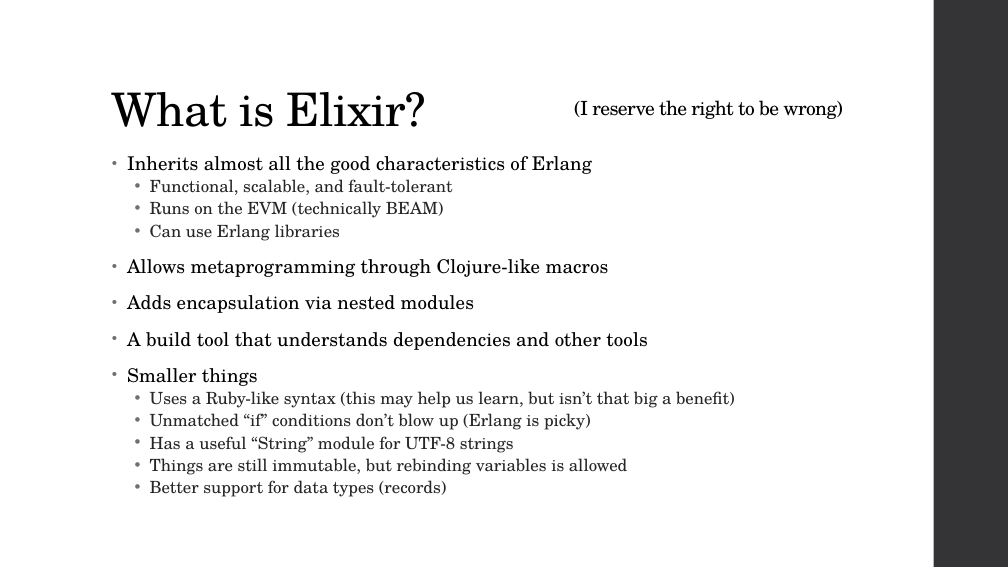
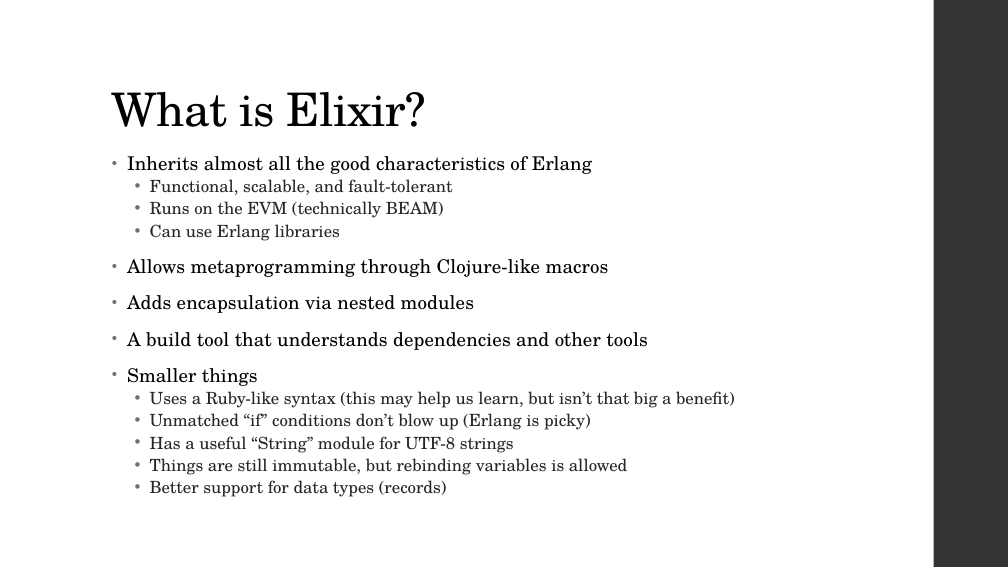
Before and after one commit to mikeabney/elixirFirstSteps, a slide deck: slide 5 of GettingStartedWithElixir.pptx. Drawn at 1008x567 pixels with LibreOffice and Linux fonts; fonts in the diff are those of the drawing. Boxes give left, top, right and bottom in pixels: in the first picture for what was removed or moved away, otherwise in the second. Text is boxed around its words. In the diff, an @@ line names an element or a change of style, - is before the commit and + after.

```diff
--- a/GettingStartedWithElixir.pptx
+++ b/GettingStartedWithElixir.pptx
@@ title at [112, 92, 427, 127]: text changed; size 32 to 44 pt @@
-What is Elixir? (I reserve the right to be wrong)
+What is Elixir?
```
Also in this commit, not shown: 1 other slide changed, 1 other file.
